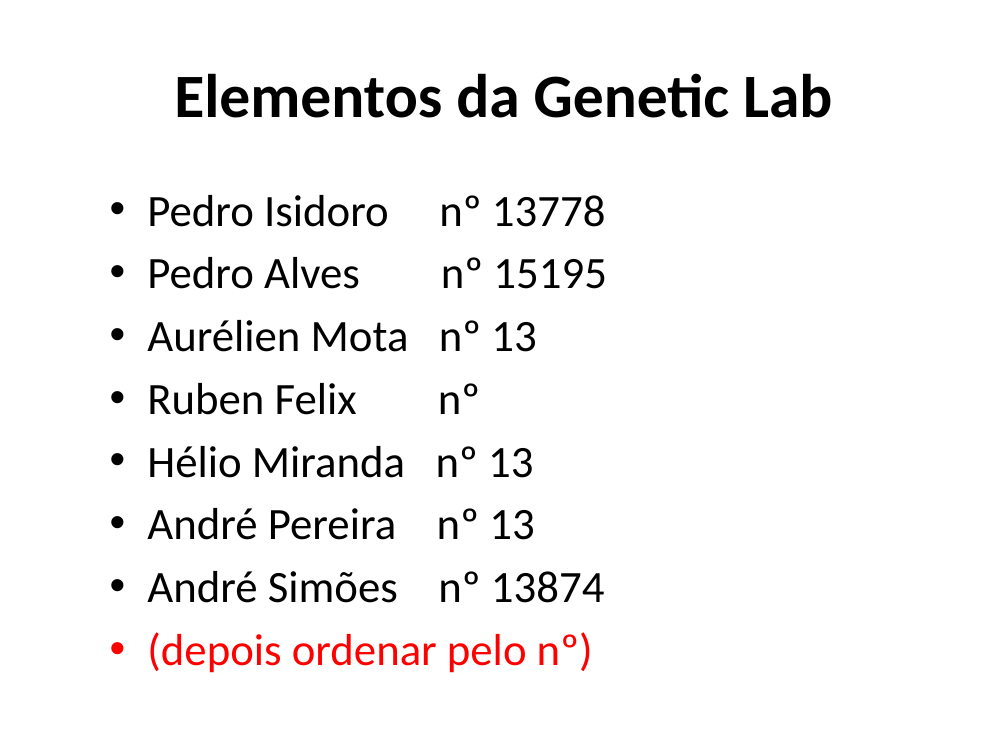
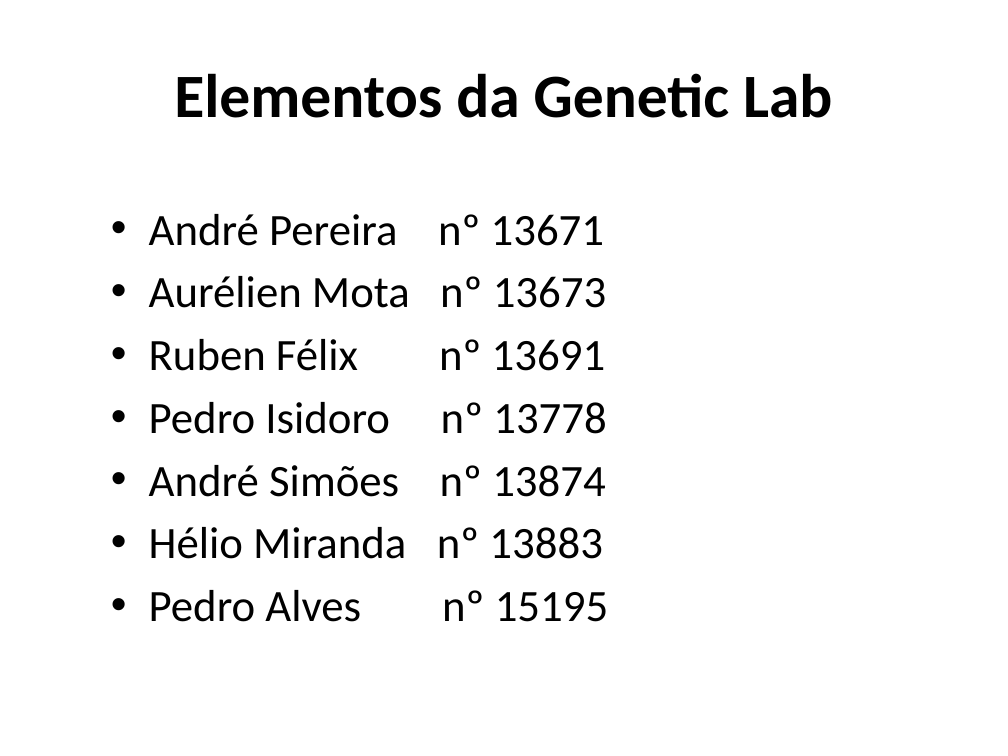
Before and after one commit to iptomar/genetic_11-12, a slide deck: slide 2 of ApresentacaoRelatorio_PSI_GeneticLAB.pptx. Drawn at 1008x756 pixels with LibreOffice and Linux fonts; fonts in the diff are those of the drawing. Boxes give left, top, right and bottom in pixels: in the first picture for what was removed or moved away, otherwise in the second. Text is boxed around its words. In the diff, an @@ line names an element or a change of style, - is before the commit and + after.

Commit message:
Alteração da apresentação/relatório final (alterações nos elementos do grupo)

```diff
--- a/ApresentacaoRelatorio_PSI_GeneticLAB.pptx
+++ b/ApresentacaoRelatorio_PSI_GeneticLAB.pptx
@@ text "André Pereira nº 13671": place and size @@
-text "André Pereira nº 13671" at (147,195,606,673)
+text "André Pereira nº 13671" at (149,214,608,622)
@@ text at (149,214,606,371): paragraphs added @@
+• André Pereira nº 13671
+• Aurélien Mota nº 13673
+• Ruben Félix nº 13691
@@ text at (147,320,605,673): paragraphs removed @@
-• Aurélien Mota nº 13
-• Ruben Felix nº
-• Hélio Miranda nº 13
-• André Pereira nº 13
-• André Simões nº 13874
-• (depois ordenar pelo nº)
@@ text at (149,465,606,559): paragraphs added @@
+• André Simões nº 13874
+• Hélio Miranda nº 13883
```
